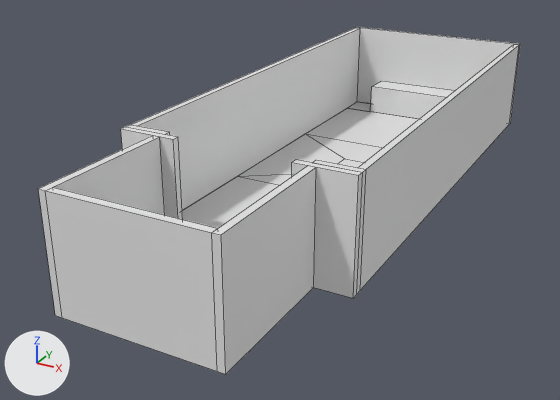
Renders of the Blender file Assets/ship.blend from each side of a commit.
Camera for both pictures: a 50 mm camera at (9.09, -21.56, 9.11) aimed at (-1.18, -2.89, -0.23). Arrows for +X, +Y and +Z are at lower left; the lights stay in place. The older version comes first. Mesh edges are drawn as thin lines.

The older version as bpy lines, for what is in view:
```python
me_cube_006 = bpy.data.meshes.new('Cube.006')
me_cube_006.from_pydata(...)  # a box spanning x -1.0..1.0, y -1.0..0.9, z -1.0..1.0
me_cube_007 = bpy.data.meshes.new('Cube.007')
me_cube_007.from_pydata(...)  # a box spanning x -1.0..1.0, y -1.0..0.9, z -1.0..1.0
me_cube_010 = bpy.data.meshes.new('Cube.010')
me_cube_010.from_pydata(...)  # a box spanning x -1.0..1.0, y -1.0..1.0, z -1.0..1.0
me_cube_011 = bpy.data.meshes.new('Cube.011')
me_cube_011.from_pydata(...)  # a box spanning x -1.0..1.0, y -1.0..1.0, z -1.0..1.0
ob_cube_001 = bpy.data.objects.new('Cube.001', me_cube_006)
ob_cube_001.location = (2.1, -9.2, 1.5)
ob_cube_001.scale = (0.1, 2.0, 1.5)
ob_cube_002 = bpy.data.objects.new('Cube.002', me_cube_007)
ob_cube_002.location = (-2.1, -9.2, 1.5)
ob_cube_002.scale = (0.1, 2.0, 1.5)
ob_cube_005 = bpy.data.objects.new('Cube.005', me_cube_010)
ob_cube_005.location = (-2.4, -7.3, 1.5)
ob_cube_005.scale = (0.8, 0.1, 1.5)
ob_cube_006 = bpy.data.objects.new('Cube.006', me_cube_011)
ob_cube_006.location = (2.4, -7.3, 1.5)
ob_cube_006.scale = (0.8, 0.1, 1.5)
# also in view: 'Cube' at (0.0, -11.1, 1.5); 'Wall.002' at (0.0, 7.1, 1.5); 'ControlPanel' at (0.0, 6.5, 0.5); 'Cube.004' at (2.6, -7.1, 1.5); 'Wall' at (-3.1, 0.0, 1.5)
```
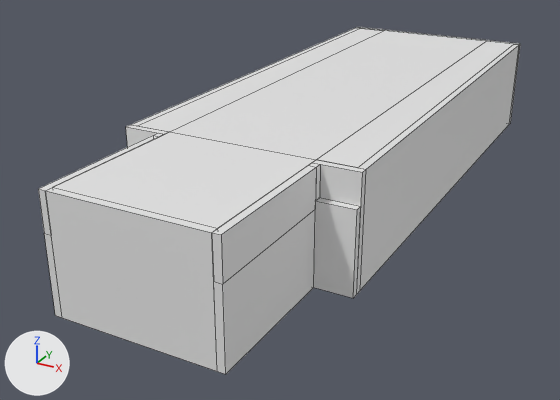
Where the newer file only moved an object's origin or applied its transform, the numbers keep the older frame.

Location of each change, (x1, y1, x2, y2) in pixels of the pictures (560 x 400 px):
'Celing1-col', added
    after: (54, 28, 513, 228)
'Cube.001', reshaped
    before: (212, 166, 316, 374)
    after: (212, 163, 320, 374)
'Cube.002', reshaped
    before: (38, 135, 165, 318)
    after: (38, 133, 164, 318)
'Cube.005', rescaled (not visible afterwards)
    before: (121, 127, 183, 220)
part 1 of me_cube_007, built on
    before: (38, 137, 165, 238)
    after: (38, 133, 164, 238)
part 3 of me_cube_006, cut back
    before: (212, 168, 316, 308)
    after: (212, 163, 320, 308)
'Wall', unchanged, covered by the edit
    before: (131, 28, 360, 210)
    after: (131, 28, 360, 126)
'Floor', unchanged, covered by the edit
    before: (182, 102, 418, 228)
'Wall.002', unchanged, covered by the edit
    both: (356, 27, 520, 124)
'ControlPanel', unchanged, covered by the edit
    before: (370, 81, 454, 119)

What changed in the scene script:
```text
Change me_cube_006:
    used by ob_cube_001; location = (2.1, -9.2, 1.5); scale = (0.1, 2.0, 1.5)
    remove me_cube_006.from_pydata(...)  # 8 vertices, 6 faces; spans x -1.0..1.0, y -1.0..0.9, z -1.0..1.0
    add me_cube_006.from_pydata(...)  # 20 vertices, 18 faces; spans x -1.0..1.0, y -1.0..1.0, z -1.0..1.0
    me_cube_006 part 3
    4 faces are deleted
    12 vertices are added at x -1.0..1.0, y -1.0..1.0, z 0.33..1.0
    16 new faces join them
Change me_cube_007:
    used by ob_cube_002; location = (-2.1, -9.2, 1.5); scale = (0.1, 2.0, 1.5)
    remove me_cube_007.from_pydata(...)  # 8 vertices, 6 faces; spans x -1.0..1.0, y -1.0..0.9, z -1.0..1.0
    add me_cube_007.from_pydata(...)  # 20 vertices, 18 faces; spans x -1.0..1.0, y -1.0..1.0, z -1.0..1.0
    me_cube_007 part 1
    4 faces are deleted
    12 vertices are added at x -1.0..1.0, y -1.0..1.0, z 0.33..1.0
    16 new faces join them
Change me_cube_010:
    used by ob_cube_005; location = (-2.4, -7.3, 1.5); scale = (0.8, 0.1, 1.5)
    remove me_cube_010.from_pydata(...)  # 8 vertices, 6 faces; spans x -1.0..1.0, y -1.0..1.0, z -1.0..1.0
    add me_cube_010.from_pydata(...)  # 8 vertices, 6 faces; spans x -1.0..1.0, y -1.0..1.0, z -1.0..0.47
    me_cube_010 part 2: the whole mesh is scaled about its middle by (1, 1, 0.733), then moved by (0.0, 0.0, -0.27)
Add me_plane_004:
    me_plane_004.from_pydata([(-3.0, -7.0, 0.0), (3.0, -7.0, 0.0), (-3.0, 7.0, 0.0), (3.0, 7.0, 0.0), (-2.0, -7.0, 0.0), (2.0, -7.0, 0.0), (2.0, 7.0, 0.0), (-2.0, 7.0, 0.0), (-2.0, -11.0, 0.0), (2.0, -11.0, 0.0)], [], [(5, 1, 3, 6), (0, 4, 7, 2), (4, 5, 6, 7), (5, 4, 8, 9)])
Add ob_celing1_col:
    ob_celing1_col = bpy.data.objects.new('Celing1-col', me_plane_004)
    ob_celing1_col.location = (0.0, 0.0, 3.0)
```
